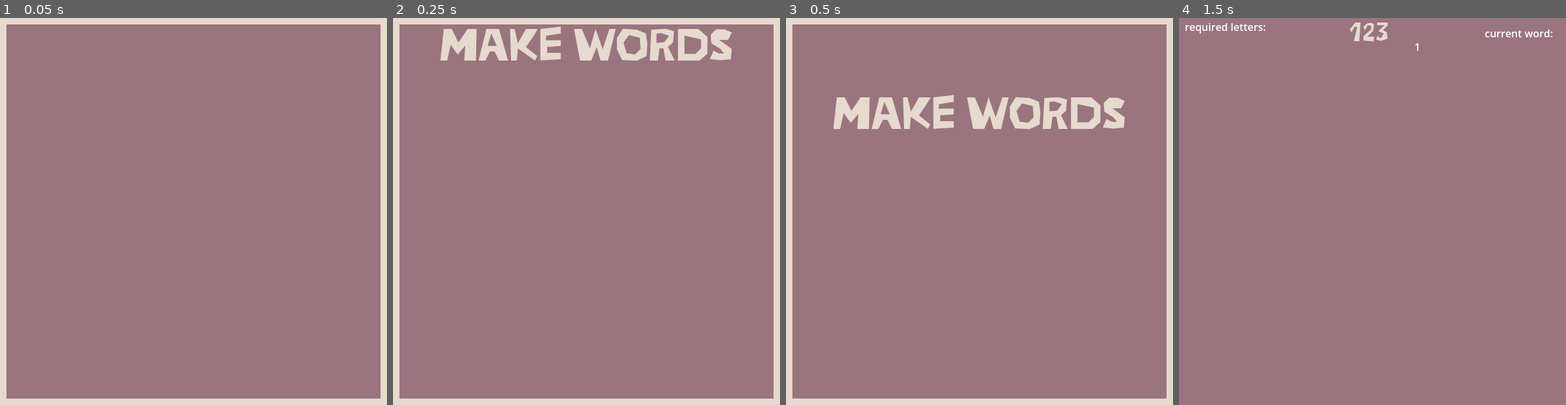
Above: before the commit, frames 1-4 (left to right).
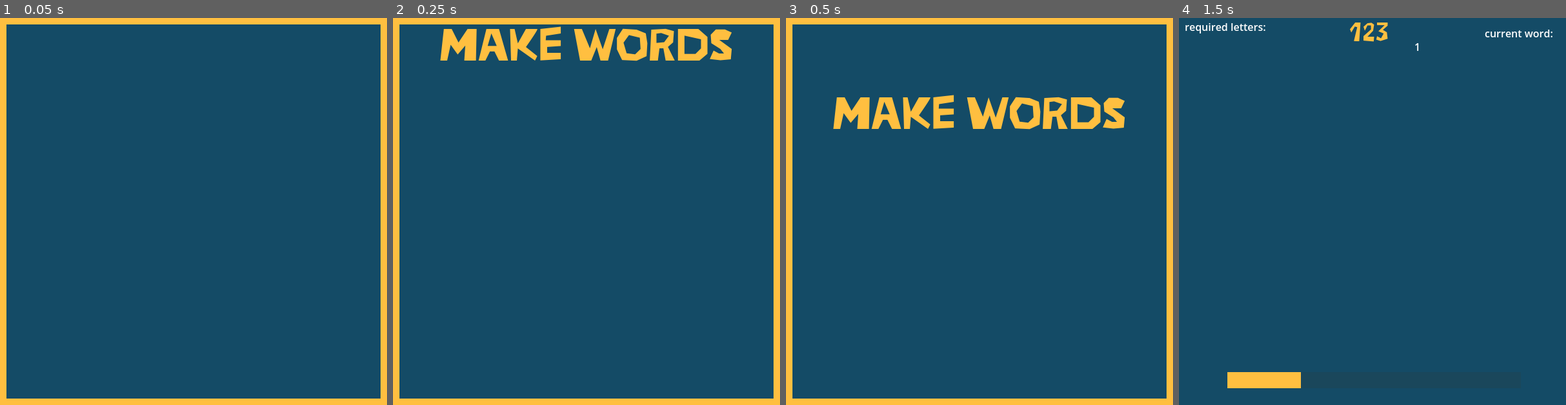
Above: after the commit, the same moments.

Repository: sugarvoid/make-words-dx
Game: Godot game, scene res://game/main_menu.tscn
Same seed, same stepped clock (60 frames per second), same inputs: the game is played once before the commit and once after it.
Inputs:
- Up to frame 1 (0.05 s): no input
- Up to frame 2 (0.25 s): no input
- Up to frame 3 (0.5 s): no input
- Up to frame 4 (1.5 s): tap Space (space) at 0.5, 1.25, 1.35 s; tap Enter (submit_word) at 0.6 s; hold Backspace (backspace) from 1.28 s (still down)

The runs differ from the first frame. In frame 1, 100% of the frame differs, in the area x 0-100%, y 0-100%; in frame 2, 100%; in frame 3, 100%; in frame 4, 100%.

Commit message:
Fix round 5 bug. Change color palette

Diff:
--- a/game/game.gd
+++ b/game/game.gd
@@ -152,6 +152,7 @@
 
 
 func submit_word(word: String) -> void:
+	print(str("Entering a word on round: ", game_round))
 	if game_round == 1:
 		var shuffled_letters = $RunningWord.get_children()
 		shuffled_letters.shuffle()
@@ -164,8 +165,7 @@
 		move_clone_one()
 		go_to_next_round()
 		# Don't check for required
-	elif  game_round >= 2 or game_round <= 5:
-
+	if  game_round >= 2 and game_round < 5:
 		# Check for required[0]
 		if  has_required_letters(required_letters, word_to_array(running_word), false):
 				# clear required array
@@ -185,9 +185,18 @@
 				clone_letter(ran_letter_1)
 				move_clone_one()
 
+				if game_round == 4:
+						#var ran_letter_2 = lbl_running_word.get_children().pick_random()
+					var ran_letter_2 = shuffled_letters[1]
+					print(str("letter be:", ran_letter_2.get_letter()))
+					required_letters[1] = ran_letter_2.get_letter()
+					clone_letter(ran_letter_2)
+					move_clone_two()
+
 				go_to_next_round()
-	elif game_round > 5:
+	if game_round >= 5:
 		# Check for both required
+		print('on round five')
 		if  has_required_letters(required_letters, word_to_array(running_word), true):
 				# clear required array
 				required_letters = ["",""]
--- a/game/game.tscn
+++ b/game/game.tscn
@@ -1,7 +1,13 @@
-[gd_scene load_steps=3 format=3 uid="uid://ng301bhjb6nj"]
+[gd_scene load_steps=5 format=3 uid="uid://ng301bhjb6nj"]
 
 [ext_resource type="Script" path="res://game/game.gd" id="1_lwrb5"]
 [ext_resource type="FontFile" uid="uid://ip0axqy110xa" path="res://game/font/ZeroCool.ttf" id="2_vf1a2"]
+
+[sub_resource type="StyleBoxFlat" id="StyleBoxFlat_y2rc6"]
+bg_color = Color(0.160784, 0.235294, 0.25098, 0.286275)
+
+[sub_resource type="StyleBoxFlat" id="StyleBoxFlat_b7h33"]
+bg_color = Color(1, 0.74902, 0.25098, 1)
 
 [node name="Game" type="Control"]
 layout_mode = 3
@@ -18,7 +24,7 @@
 offset_top = -7.0
 offset_right = 613.0
 offset_bottom = 617.0
-color = Color(0.603922, 0.454902, 0.498039, 1)
+color = Color(0.0784314, 0.294118, 0.4, 1)
 
 [node name="RunningWord" type="HBoxContainer" parent="."]
 layout_mode = 0
@@ -47,7 +53,7 @@
 offset_top = -4.0
 offset_right = 428.0
 offset_bottom = 45.0
-theme_override_colors/font_color = Color(0.898039, 0.854902, 0.803922, 1)
+theme_override_colors/font_color = Color(1, 0.74902, 0.25098, 1)
 theme_override_fonts/font = ExtResource("2_vf1a2")
 theme_override_font_sizes/font_size = 42
 text = "123"
@@ -108,3 +114,14 @@
 [node name="two" type="Label" parent="Debug/RequiredLetters"]
 layout_mode = 2
 text = "K"
+
+[node name="TextureProgressBar" type="ProgressBar" parent="."]
+layout_mode = 0
+offset_left = 75.0
+offset_top = 549.0
+offset_right = 530.0
+offset_bottom = 574.0
+theme_override_styles/background = SubResource("StyleBoxFlat_y2rc6")
+theme_override_styles/fill = SubResource("StyleBoxFlat_b7h33")
+value = 25.0
+show_percentage = false
--- a/game/letter_label/letter_label.gd
+++ b/game/letter_label/letter_label.gd
@@ -49,7 +49,7 @@
 
 
 func flash_wrong() -> void:
-	change_color(Color("4c4139"))
+	change_color(Color("cc1424"))
 
 func reset_color() -> void:
-	change_color(Color("e5dacd"))
+	change_color(Color("ffbf40"))
--- a/game/letter_label/letter_label.tscn
+++ b/game/letter_label/letter_label.tscn
@@ -30,7 +30,7 @@
 }
 
 [node name="LetterLabel" type="Label"]
-theme_override_colors/font_color = Color(0.898039, 0.854902, 0.803922, 1)
+theme_override_colors/font_color = Color(1, 0.74902, 0.25098, 1)
 theme_override_fonts/font = ExtResource("1_486na")
 theme_override_font_sizes/font_size = 64
 text = "H"
--- a/game/main_menu.tscn
+++ b/game/main_menu.tscn
@@ -124,7 +124,7 @@
 layout_mode = 0
 offset_right = 600.0
 offset_bottom = 600.0
-color = Color(0.898039, 0.854902, 0.803922, 1)
+color = Color(1, 0.74902, 0.25098, 1)
 
 [node name="ColorRect" type="ColorRect" parent="."]
 layout_mode = 0
@@ -132,14 +132,14 @@
 offset_top = 10.0
 offset_right = 590.0
 offset_bottom = 590.0
-color = Color(0.603922, 0.454902, 0.498039, 1)
+color = Color(0.0784314, 0.294118, 0.4, 1)
 
 [node name="Label" type="Label" parent="."]
 layout_mode = 0
 offset_top = 111.0
 offset_right = 601.0
 offset_bottom = 194.0
-theme_override_colors/font_color = Color(0.898039, 0.854902, 0.803922, 1)
+theme_override_colors/font_color = Color(1, 0.74902, 0.25098, 1)
 theme_override_fonts/font = ExtResource("1_kdhkk")
 theme_override_font_sizes/font_size = 72
 text = "Make Words"
@@ -151,7 +151,7 @@
 offset_top = 333.0
 offset_right = 600.0
 offset_bottom = 388.0
-theme_override_colors/font_color = Color(0.898039, 0.854902, 0.803922, 1)
+theme_override_colors/font_color = Color(1, 0.74902, 0.25098, 1)
 theme_override_fonts/font = ExtResource("1_kdhkk")
 theme_override_font_sizes/font_size = 42
 text = "Press Space to start"
@@ -165,7 +165,7 @@
 offset_right = 560.0
 offset_bottom = 245.0
 pivot_offset = Vector2(32, 32)
-theme_override_colors/font_color = Color(0.898039, 0.854902, 0.803922, 1)
+theme_override_colors/font_color = Color(1, 0.74902, 0.25098, 1)
 theme_override_fonts/font = ExtResource("1_kdhkk")
 theme_override_font_sizes/font_size = 42
 text = "DX"
